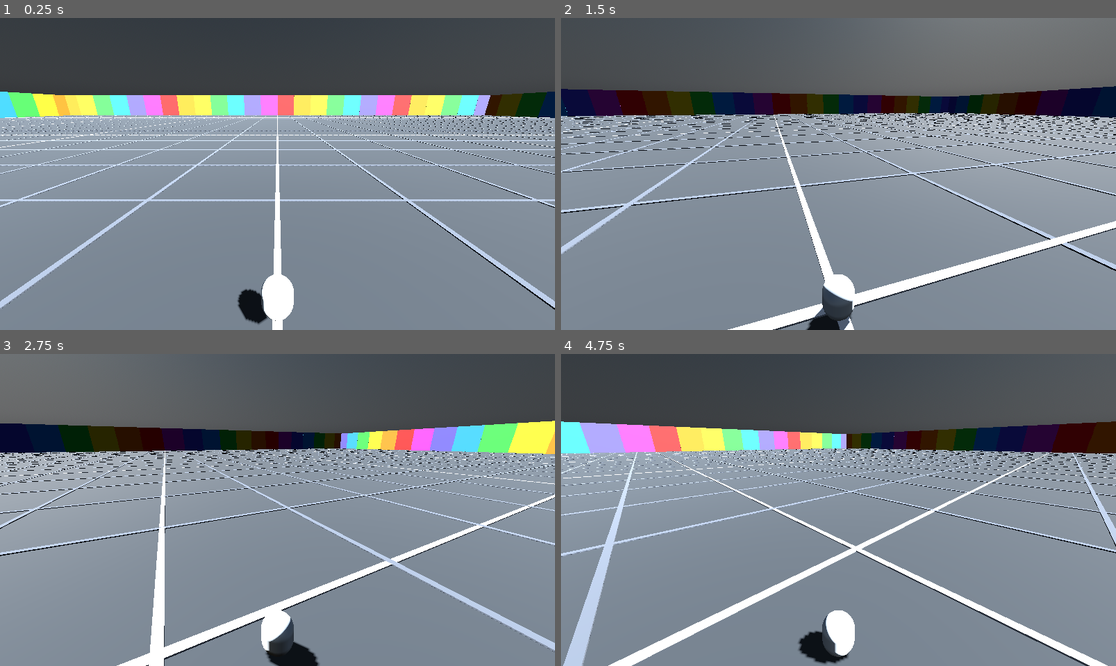
Above: before the commit, frames 1-4 (two rows, left to right).
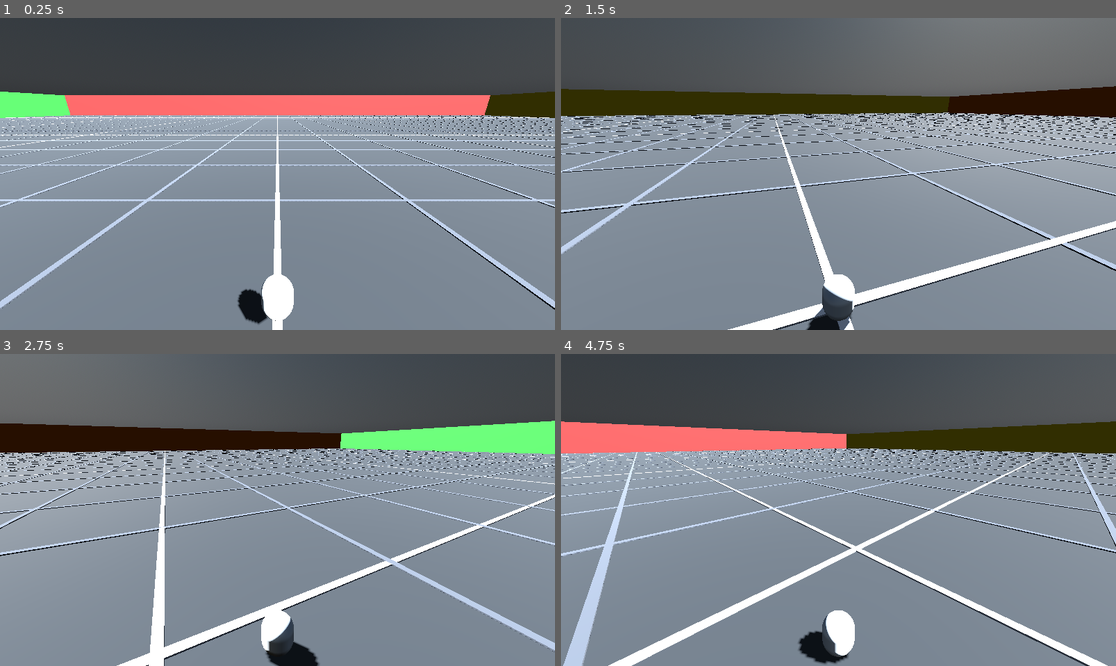
Above: after the commit, the same moments.

Repository: Lansing-Tech-Studio/godot-3d-runner
Game: Godot game, scene res://scenes/main.tscn
Two runs of this game, one before a commit and one after it. Both use one fixed random seed, a clock stepped at 60 frames per second and the inputs below.
Inputs:
- Up to frame 1 (0.25 s): no input
- Up to frame 2 (1.5 s): hold D (turn_right) 0.53-1.28 s; hold Shift (sprint) 0.53-1.28 s; hold S (move_backward) from 1.28 s (still down); tap Shift (sprint) at 1.35 s
- Up to frame 3 (2.75 s): release S (move_backward) at 2.03 s; hold D (turn_right) from 2.03 s (still down); hold Shift (sprint) from 2.03 s (still down)
- Up to frame 4 (4.75 s): release D (turn_right) at 2.78 s; release Shift (sprint) at 2.78 s; hold W (move_forward) 2.78-3.53 s; tap Shift (sprint) at 2.85, 4.35 s; hold Shift (sprint) 3.53-4.28 s; hold A (turn_left) from 3.53 s (still down)

The runs differ from the first frame. In frame 1, 5.6% of the frame differs, in the area x 0-100%, y 23-33%; in frame 2, 5.8%; in frame 3, 5.1%; in frame 4, 6.6%, in the area x 0-100%, y 21-32%.

Commit message:
Simplify wall creation in world_setup.gd to include color indexing and simplify visual setup

Diff:
--- a/scripts/world_setup.gd
+++ b/scripts/world_setup.gd
@@ -7,14 +7,12 @@
 const STRIPE_SIZE := 16.0
 const GRID_LINE_THICKNESS := 0.35
 const GRID_SPACING := 10.0
+# North, South, East, West
 const WALL_COLORS := [
 	Color(0.95, 0.18, 0.18, 1.0),
 	Color(0.96, 0.48, 0.14, 1.0),
 	Color(0.96, 0.84, 0.16, 1.0),
-	Color(0.24, 0.78, 0.28, 1.0),
-	Color(0.18, 0.56, 0.96, 1.0),
-	Color(0.34, 0.32, 0.90, 1.0),
-	Color(0.78, 0.22, 0.82, 1.0)
+	Color(0.24, 0.78, 0.28, 1.0)
 ]
 
 var _material_cache := {}
@@ -135,12 +133,12 @@
 	if has_node("NorthWall"):
 		return
 
-	_create_rainbow_wall("NorthWall", Vector3(0.0, WALL_HEIGHT * 0.5, -ARENA_HALF_EXTENT), ARENA_HALF_EXTENT * 2.2, true)
-	_create_rainbow_wall("SouthWall", Vector3(0.0, WALL_HEIGHT * 0.5, ARENA_HALF_EXTENT), ARENA_HALF_EXTENT * 2.2, true)
-	_create_rainbow_wall("EastWall", Vector3(ARENA_HALF_EXTENT, WALL_HEIGHT * 0.5, 0.0), ARENA_HALF_EXTENT * 2.2, false)
-	_create_rainbow_wall("WestWall", Vector3(-ARENA_HALF_EXTENT, WALL_HEIGHT * 0.5, 0.0), ARENA_HALF_EXTENT * 2.2, false)
+	_create_rainbow_wall("NorthWall", Vector3(0.0, WALL_HEIGHT * 0.5, -ARENA_HALF_EXTENT), ARENA_HALF_EXTENT * 2.2, true, 0)
+	_create_rainbow_wall("SouthWall", Vector3(0.0, WALL_HEIGHT * 0.5, ARENA_HALF_EXTENT), ARENA_HALF_EXTENT * 2.2, true, 1)
+	_create_rainbow_wall("EastWall", Vector3(ARENA_HALF_EXTENT, WALL_HEIGHT * 0.5, 0.0), ARENA_HALF_EXTENT * 2.2, false, 2)
+	_create_rainbow_wall("WestWall", Vector3(-ARENA_HALF_EXTENT, WALL_HEIGHT * 0.5, 0.0), ARENA_HALF_EXTENT * 2.2, false, 3)
 
-func _create_rainbow_wall(wall_name: String, wall_position: Vector3, wall_length: float, along_x: bool) -> void:
+func _create_rainbow_wall(wall_name: String, wall_position: Vector3, wall_length: float, along_x: bool, color_index: int) -> void:
 	var wall := StaticBody3D.new()
 	wall.name = wall_name
 	wall.position = wall_position
@@ -153,22 +151,15 @@
 	collision.shape = wall_shape
 	wall.add_child(collision)
 
-	var stripe_count := int(ceil(wall_length / STRIPE_SIZE))
-	for stripe_index in stripe_count:
-		var stripe := MeshInstance3D.new()
-		stripe.name = "Stripe_%02d" % stripe_index
+	var visual := MeshInstance3D.new()
+	visual.name = "Visual"
+	var mesh := BoxMesh.new()
+	mesh.size = Vector3(wall_length, WALL_HEIGHT, WALL_THICKNESS) if along_x else Vector3(WALL_THICKNESS, WALL_HEIGHT, wall_length)
+	visual.mesh = mesh
 
-		var stripe_mesh := BoxMesh.new()
-		var segment_length := wall_length / float(stripe_count)
-		stripe_mesh.size = Vector3(segment_length + 0.2, WALL_HEIGHT, WALL_THICKNESS * 0.75) if along_x else Vector3(WALL_THICKNESS * 0.75, WALL_HEIGHT, segment_length + 0.2)
-		stripe.mesh = stripe_mesh
-
-		var offset := -wall_length * 0.5 + segment_length * (stripe_index + 0.5)
-		stripe.position = Vector3(offset, 0.0, 0.0) if along_x else Vector3(0.0, 0.0, offset)
-
-		var stripe_color = WALL_COLORS[stripe_index % WALL_COLORS.size()]
-		stripe.material_override = _get_material(stripe_color)
-		wall.add_child(stripe)
+	var wall_color = WALL_COLORS[color_index % WALL_COLORS.size()]
+	visual.material_override = _get_material(wall_color)
+	wall.add_child(visual)
 
 func _ensure_player_spawn() -> void:
 	var player := get_node_or_null("Player") as CharacterBody3D
